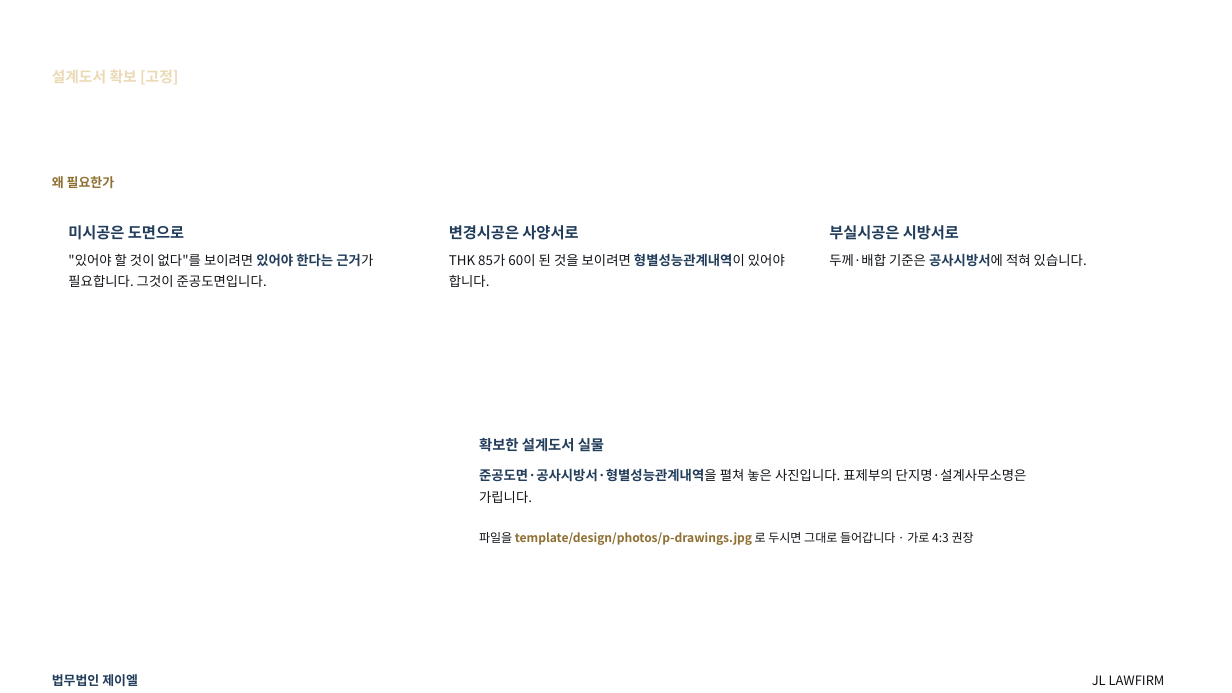
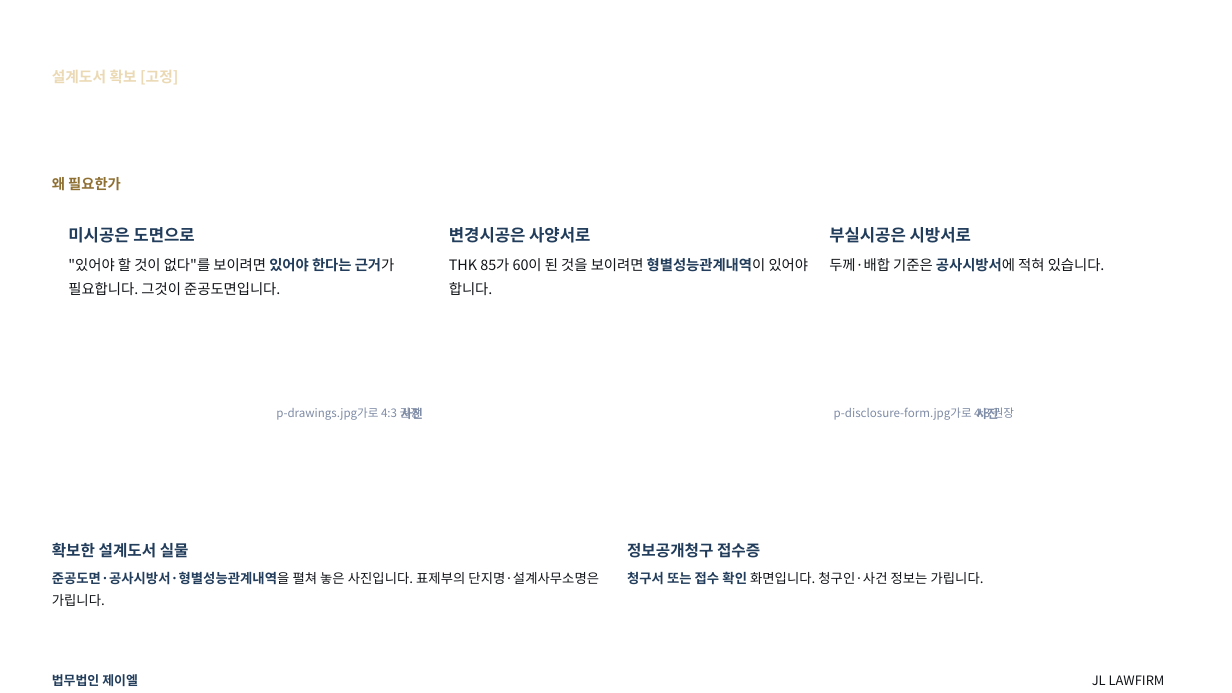
Before and after one commit to kingjin77-rgb/jl-magazine, a slide deck: slide 45 of template/design/preview/JL_하자소송_기본제안서.pptx (slide 44 before the commit). Drawn at 1232x693 pixels with LibreOffice and Linux fonts; fonts in the diff are those of the drawing; background and template pictures are left out. Boxes give left, top, right and bottom in pixels: in the first picture for what was removed or moved away, otherwise in the second. Text is boxed around its words. In the diff, an @@ line names an element or a change of style, - is before the commit and + after.

```diff
--- a/template/design/preview/JL_하자소송_기본제안서.pptx
+++ b/template/design/preview/JL_하자소송_기본제안서.pptx
@@ text "왜 필요한가" at [52,177,121,191]: size 10.1 to 11.2 pt; line spacing 14.1pt to 15.6pt @@
@@ size 11.9 to 13 pt; line spacing 16.6pt to 18.1pt in 3 elements at [68,227,194,243], [449,227,590,243], [829,227,971,243] @@
@@ size 10.4 to 11.2 pt; line spacing 16.9pt to 18.1pt in 3 elements at [829,258,1105,272], [68,258,395,295], [449,258,809,295] @@
@@ text added at [276,407,421,420], 9 pt, text #7F8CA6 @@
+p-drawings.jpg가로 4:3 권장
@@ text added at [401,407,423,419], 9.4 pt, text #7F8CA6, bold @@
+사진
@@ text added at [834,407,1014,420], 9 pt, text #7F8CA6 @@
+p-disclosure-form.jpg가로 4:3 권장
@@ text added at [976,408,998,419], 9.4 pt, text #7F8CA6, bold @@
+사진
@@ text "확보한 설계도서 실물": place and size @@
-text "확보한 설계도서 실물" at [479,436,604,455]
+text "확보한 설계도서 실물" at [52,542,189,558]
@@ text "확보한 설계도서 실물" at [52,542,189,558]: size 11.2 to 12.2 pt; line spacing 15.6pt to 17.1pt @@
@@ text removed at [479,532,974,545] @@
-파일을 template/design/photos/p-drawings.jpg 로 두시면 그대로 들어갑니다 · 가로 4:3 권장
@@ text "준공도면·공사시방서·형별성능관계내역을 펼쳐 놓은 사진입니다. 표제부의 ...": place and size @@
-text "준공도면·공사시방서·형별성능관계내역을 펼쳐 놓은 사진입니다. 표제부의 ..." at [479,468,1027,503]
+text "준공도면·공사시방서·형별성능관계내역을 펼쳐 놓은 사진입니다. 표제부의 ..." at [52,571,599,606]
@@ text "준공도면·공사시방서·형별성능관계내역을 펼쳐 놓은 사진입니다. 표제부의 ..." at [52,571,599,606]: line spacing 17.7pt to 17.2pt @@
@@ text added at [627,543,760,558], 12.2 pt, text #223D5B, bold @@
+정보공개청구 접수증
@@ text added at [627,571,984,585], 10.4 pt, text #111418 @@
+청구서 또는 접수 확인 화면입니다. 청구인·사건 정보는 가립니다.
```
Also in this commit, not shown: 81 other slides changed, 4 slides added, 2 other files.
